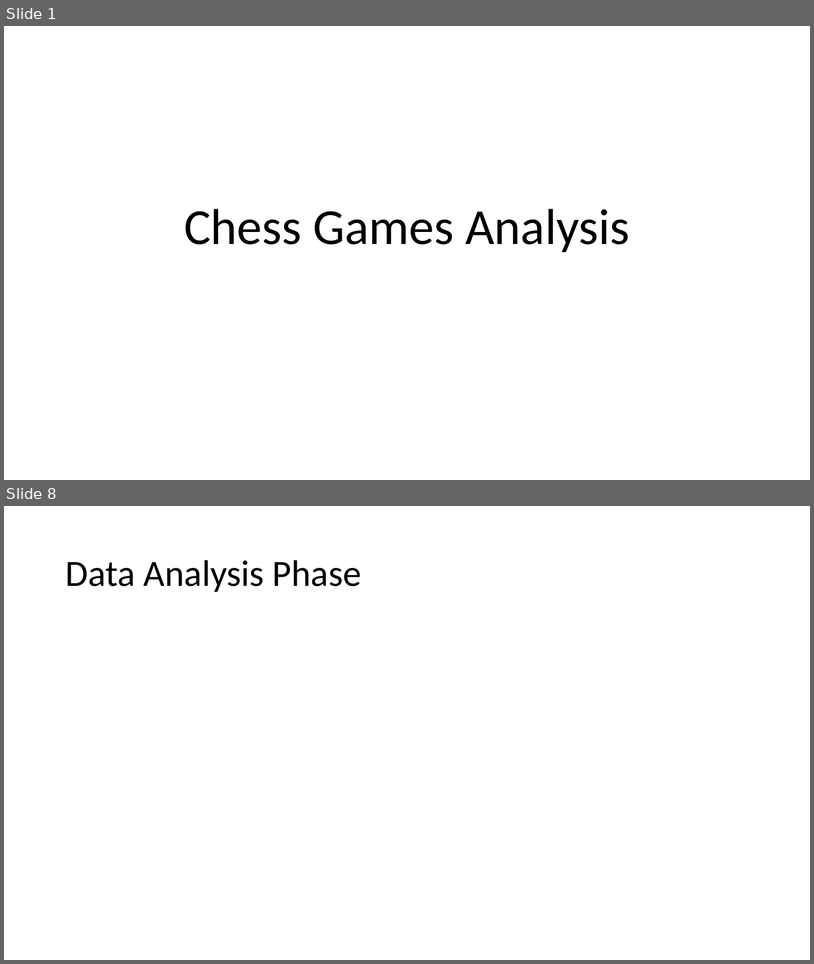
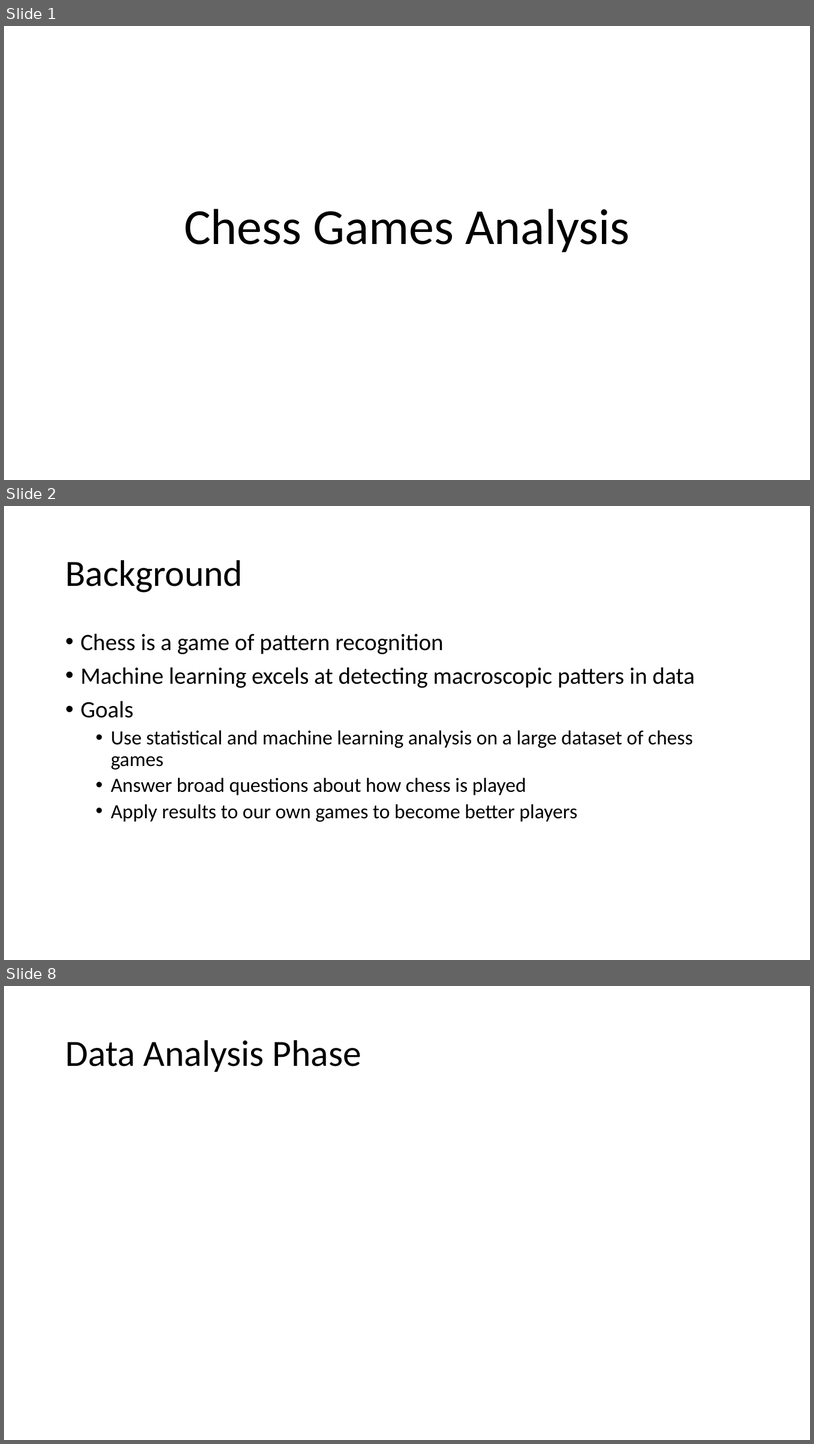
Before and after one commit to Nveatch/Chess_Games_Group_Analysis, a slide deck: Group_1_Slides.pptx. Shown one above the other, each under a label of ours: slides 1 and 8 before the commit, slides 1, 2 and 8 after it; the slides between them are not shown. The pictures are 814x964 and 814x1444 pixels, drawn with LibreOffice and Linux fonts; fonts in the diff are those of the drawing. Boxes give left, top, right and bottom in pixels: in the first picture for what was removed or moved away, otherwise in the second. Text is boxed around its words. In the diff, an @@ line names an element or a change of style, - is before the commit and + after.

```diff
--- a/Group_1_Slides.pptx
+++ b/Group_1_Slides.pptx
@@ slide 2 added at <box>4,506,810,960</box>, background #FFFFFF @@
@@ title added at <box>65,560,243,592</box>, 44 pt, text #000000 @@
+Background
@@ text added at <box>81,633,695,822</box>, 24 pt, text #000000 @@
+• Chess is a game of pattern recognition
+• Machine learning excels at detecting macroscopic patters in data
+• Goals
+  • Use statistical and machine learning analysis on a large dataset of chess games
+  • Answer broad questions about how chess is played
+  • Apply results to our own games to become better players
```
Also in this commit, not shown: 3 slides changed, 2 other slides added, 3 slides removed.
